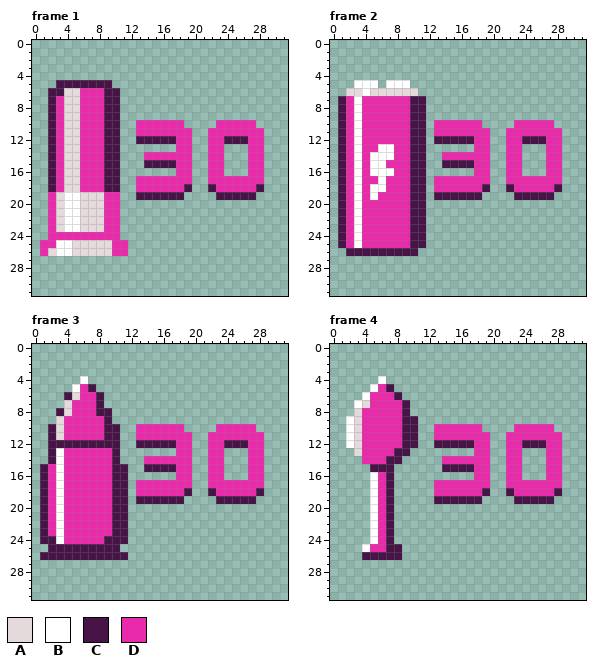
Pixel-art file: Protótipos/Arquivos - Aseprite/Gameplay/municoes_ui.aseprite. The picture above was drawn from the file before the commit.
32x32 pixels, 7 frames. Shown: frame 1, frame 2, frame 3, frame 4. The commit also changed other frames, which this record leaves out.
Visible layers, top first: "Layer 2", "Layer 1".
Palette (. is transparent): A #e5dadb  B #ffffff  C #461446  D #e92aaa
Pixels before, frame 1, first column x 1:
 5 ..CCCCCCC...................
 6 .CCAADDDCC..................
 7 .CDAADDDCC..................
 8 .CDAADDDCC..................
 9 .CDAADDDCC..................
10 .CDAADDDCC..DDDDDD....DDDDD.
11 .CDAADDDCC..DDDDDDD..DDDDDDD
12 .CDAADDDCC..CCCCCDD..DDCCCDD
13 .CDAADDDCC.......DD..DD...DD
14 .CDAADDDCC...DDDDDD..DD...DD
15 .CDAADDDCC...CCCCDD..DD...DD
16 .CDAADDDCC.......DD..DD...DD
17 .CDAADDDCC..DDDDDDD..DDDDDDD
18 .CDAADDDCC..DDDDDDC..CDDDDDC
19 .DABBAAADD..CCCCCC....CCCCC.
20 .DABBAAADD..................
21 .DABBAAADD..................
22 .DABBAAADD..................
23 .DABBAAADD..................
24 .DDDDDDDDD..................
25 DDBBAAAAADD.................
26 DABBAAAAADD.................
Pixels before, frame 2, first column x 1:
 5 ..BBB.BBB...................
 6 .AABAAAAAA..................
 7 CDBDDDDDDCC.................
 8 CDBDDDDDDCC.................
 9 CDBDDDDDDCC.................
10 CDBDDDDDDCC.DDDDDD....DDDDD.
11 CDBDDDDDDCC.DDDDDDD..DDDDDDD
12 CDBDDDDDDCC.CCCCCDD..DDCCCDD
13 CDBDDBBDDCC......DD..DD...DD
14 CDBDBBBDDCC..DDDDDD..DD...DD
15 CDBDBBDDDCC..CCCCDD..DD...DD
16 CDBDBBBDDCC......DD..DD...DD
17 CDBDDBDDDCC.DDDDDDD..DDDDDDD
18 CDBDBBDDDCC.DDDDDDC..CDDDDDC
19 CDBDBDDDDCC.CCCCCC....CCCCC.
20 CDBDDDDDDCC.................
21 CDBDDDDDDCC.................
22 CDBDDDDDDCC.................
23 CDBDDDDDDCC.................
24 CDBDDDDDDCC.................
25 CDBDDDDDDCC.................
26 .CCCCCCCCC..................
Pixels before, frame 3, first column x 1:
 4 .....B......................
 5 ....BDC.....................
 6 ...CADDC....................
 7 ...ADDDC....................
 8 ..CADDDCC...................
 9 ..ADDDDDC...................
10 .CADDDDDCC..DDDDDD....DDDDD.
11 .CADDDDDCC..DDDDDDD..DDDDDDD
12 .CCCCCCCCC..CCCCCDD..DDCCCDD
13 .CBDDDDDDC.......DD..DD...DD
14 .CBDDDDDDC...DDDDDD..DD...DD
15 CDBDDDDDDCC..CCCCDD..DD...DD
16 CDBDDDDDDCC......DD..DD...DD
17 CDBDDDDDDCC.DDDDDDD..DDDDDDD
18 CDBDDDDDDCC.DDDDDDC..CDDDDDC
19 CDBDDDDDDCC.CCCCCC....CCCCC.
20 CDBDDDDDDCC.................
21 CDBDDDDDDCC.................
22 CDBDDDDDDCC.................
23 CDBDDDDDDCC.................
24 CCBDDDDDCCC.................
25 .CCCCCCCCC..................
26 CCCCCCCCCCC.................
Pixels before, frame 4, first column x 2:
 4 ....B......................
 5 ...BDC.....................
 6 ..BDDDC....................
 7 .BADDDDC...................
 8 .ADDDDDC...................
 9 BADDDDDCC..................
10 BADDDDDCC..DDDDDD....DDDDD.
11 BADDDDDCC..DDDDDDD..DDDDDDD
12 BADDDDDCC..CCCCCDD..DDCCCDD
13 .ADDDDCC........DD..DD...DD
14 ..DDDCC.....DDDDDD..DD...DD
15 ...CCC......CCCCDD..DD...DD
16 ...BDC..........DD..DD...DD
17 ...BDC.....DDDDDDD..DDDDDDD
18 ...BDC.....DDDDDDC..CDDDDDC
19 ...BDC.....CCCCCC....CCCCC.
20 ...BDC.....................
21 ...BDC.....................
22 ...BDC.....................
23 ...BDC.....................
24 ...BDC.....................
25 ..BDDCC....................
26 ..CCCCC....................
After:
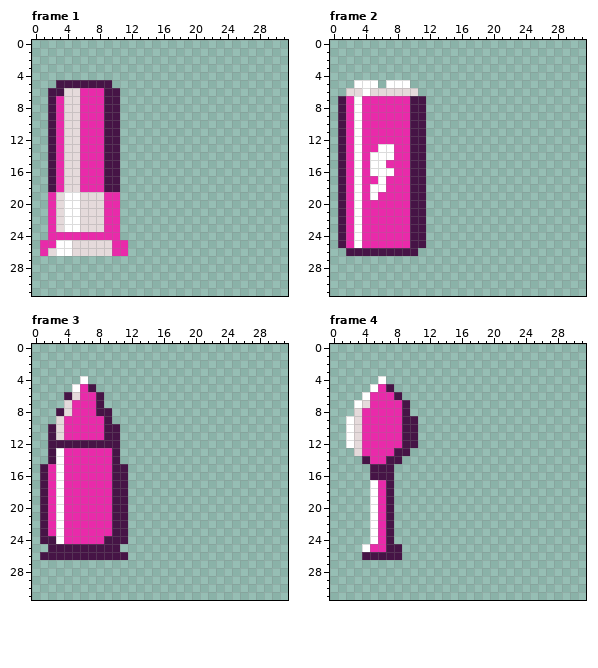
Edits made:
layer "Layer 2" now hidden
Frame 1:
y 10: x 13..18 DDDDDD -> ......; x 23..27 DDDDD -> .....
y 11: x 13..19 DDDDDDD -> .......; x 22..28 DDDDDDD -> .......
y 12: x 13..19 CCCCCDD -> .......; x 22..28 DDCCCDD -> .......
y 13: x 18..19 DD -> ..; x 22..23 DD -> ..; x 27..28 DD -> ..
y 14: x 14..19 DDDDDD -> ......; x 22..23 DD -> ..; x 27..28 DD -> ..
y 15: x 14..19 CCCCDD -> ......; x 22..23 DD -> ..; x 27..28 DD -> ..
y 16: x 18..19 DD -> ..; x 22..23 DD -> ..; x 27..28 DD -> ..
y 17: x 13..19 DDDDDDD -> .......; x 22..28 DDDDDDD -> .......
y 18: x 13..19 DDDDDDC -> .......; x 22..28 CDDDDDC -> .......
y 19: x 13..18 CCCCCC -> ......; x 23..27 CCCCC -> .....
Frame 2: the same change as frame 1
Frame 3: the same change as frame 1
Frame 4:
y 10: x 13..18 DDDDDD -> ......; x 23..27 DDDDD -> .....
y 11: x 13..19 DDDDDDD -> .......; x 22..28 DDDDDDD -> .......
y 12: x 13..19 CCCCCDD -> .......; x 22..28 DDCCCDD -> .......
y 13: x 18..19 DD -> ..; x 22..23 DD -> ..; x 27..28 DD -> ..
y 14: x 4 D -> C; x 14..19 DDDDDD -> ......; x 22..23 DD -> ..; x 27..28 DD -> ..
y 15: x 14..19 CCCCDD -> ......; x 22..23 DD -> ..; x 27..28 DD -> ..
y 16: x 5..6 BD -> CC; x 18..19 DD -> ..; x 22..23 DD -> ..; x 27..28 DD -> ..
y 17: x 13..19 DDDDDDD -> .......; x 22..28 DDDDDDD -> .......
y 18: x 13..19 DDDDDDC -> .......; x 22..28 CDDDDDC -> .......
y 19: x 13..18 CCCCCC -> ......; x 23..27 CCCCC -> .....
Changed places in both pictures, as pixel boxes (x1, y1, x2, y2):
erased: (136, 120, 264, 200)
erased: (434, 120, 562, 200)
erased: (136, 424, 264, 504)
erased: (434, 424, 562, 504)
changed: (362, 456, 386, 480)
